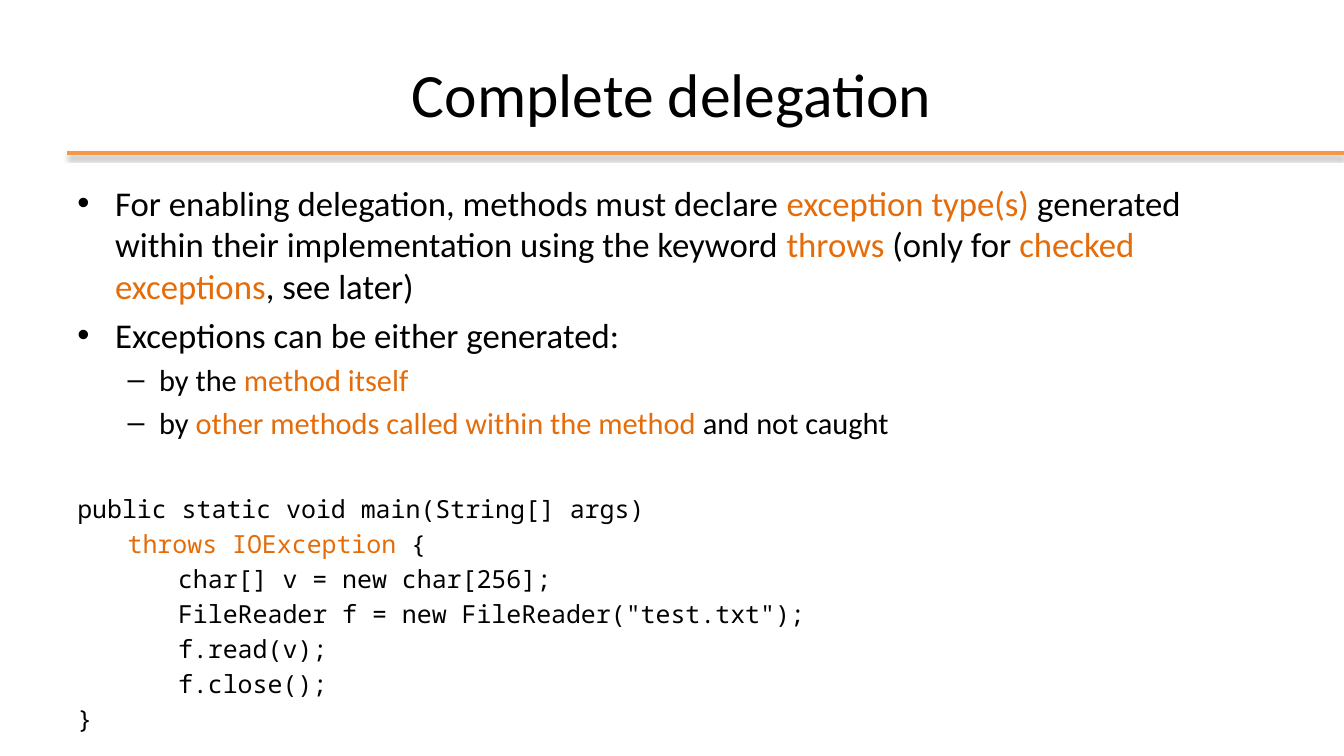
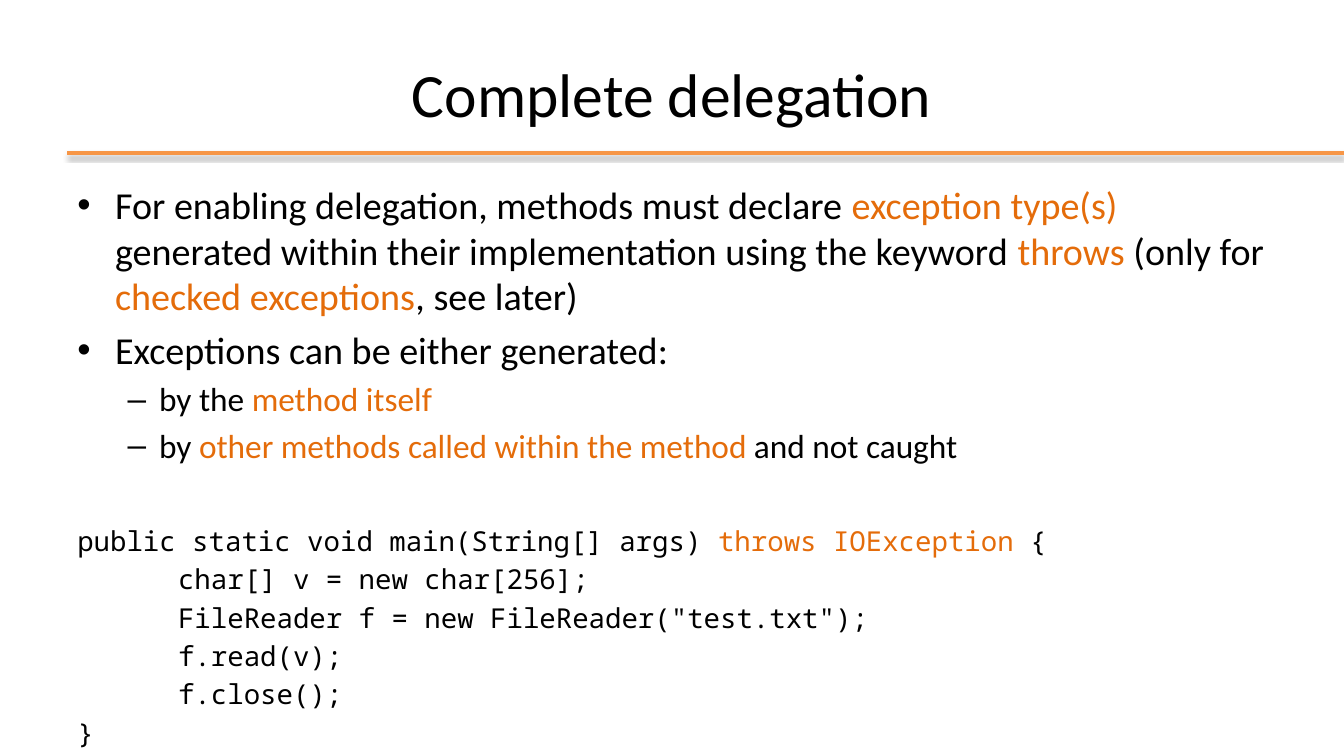
Before and after one commit to plctechnician/ooprogramming, a slide deck: slide 13 of java/slides/ppt/07 - Java Exceptions.pptx (slide 16 before the commit). Drawn at 1344x756 pixels with LibreOffice and Linux fonts; fonts in the diff are those of the drawing; background and template pictures are left out. Boxes give left, top, right and bottom in pixels: in the first picture for what was removed or moved away, otherwise in the second. Text is boxed around its words. In the diff, an @@ line names an element or a change of style, - is before the commit and + after.

```diff
--- a/java/slides/ppt/07 - Java Exceptions.pptx
+++ b/java/slides/ppt/07 - Java Exceptions.pptx
@@ text at bbox=[115, 191, 1264, 671]: size 24.8 to 27.2 pt in "For enabling delegation, methods must declare exception ...", "Exceptions can be either generated:"; size 21.7 to 23.8 pt in "by the method itself", "by other methods called within the method ..."; size 17.8 to 19.6 pt in "char[] v = new char[256];", "FileReader f = new FileReader("test.txt");", "f.read(v);", "f.close();" and 1 more places @@
@@ text at bbox=[77, 530, 1014, 558]: text changed; size 17.8 to 19.6 pt @@
-public static void main(String[] args)
-throws IOException {
+public static void main(String[] args) throws IOException {
```
Also in this commit, not shown: 10 other slides changed, 4 slides removed, 1 other file.
